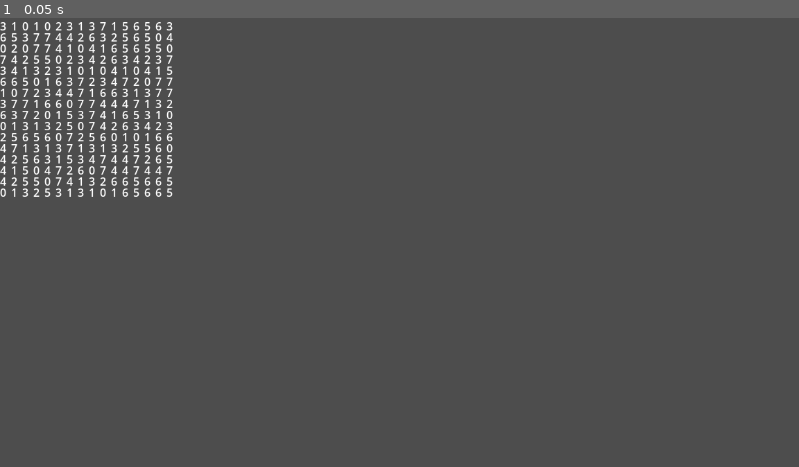
Above: before the commit, frame 1.
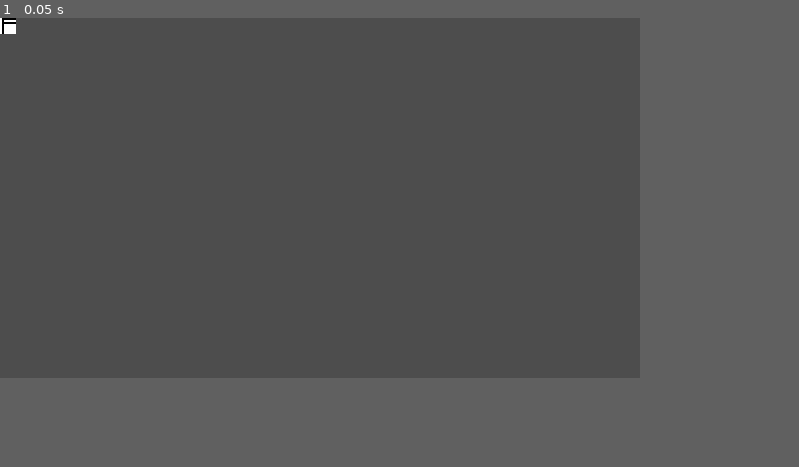
Above: after the commit, the same moment.

Repository: SentientDragon5/CMPM-118-WFC
Game: Godot game, scene res://main.tscn
The game is run twice, just before and just after one commit, with the same random seed, the same clock (stepped at 60 frames per second) and the same inputs.
Inputs:
- Up to frame 1 (0.05 s): no input
In our replay, the window is 799x449 before the commit and 640x360 after it. These sizes can differ from the game's own. Grey fills any space a smaller window leaves; there, only what the larger window draws over its background counts as a difference.

The runs differ from the first frame. In frame 1, 2.3% of the frame differs, in the area x 0-22%, y 0-40%.
Error after the commit: Invalid access to property or key '0' on a base object of type 'Nil'. (res://wfc.gd:260)

Commit message:
Determined rules for drawing tiles and cardinality

Diff:
--- a/wfc/WFC_Tiled_Model.gd
+++ b/wfc/WFC_Tiled_Model.gd
@@ -4,7 +4,8 @@
 @export var final_width : int;
 @export var final_height : int;
 var directions : int = 4;
-var tiles : Array[int]; #This will eventually be the array that holds the raw tile data, whether that is tile images, bitmap data, ehwtaver
+#Tiles are currently in form [Vector2(Atlas Coords), Cardinality]
+var tiles : Array; #This will eventually be the array that holds the raw tile data, whether that is tile images, bitmap data, ehwtaver
 var num_patterns : int;
 var weights: Array[float];
 
@@ -97,6 +98,7 @@
 		#Create mappings for each cardinal tile
 		#Array is in form cardinal_tile_mappings[tile][CARDINALITY], which gives the tile id of the cardinality from tile
 		for c in cardinality:
+			tiles.push_back([currentTile["atlas_coords"], c]);
 			cardinal_tile_mappings.push_back([
 				parent_tile_id + c, #id of self
 				parent_tile_id + rotation_mapping_func.call(c), #id of 1 rotation
@@ -170,6 +172,9 @@
 				propagator[d][p1] = rule_list;
 	pass;
 
+func on_boundary(x:int, y:int) -> bool: #returns true if the x, y tile is oob
+	return (x < 0 || y < 0 || x >= final_width || y >= final_height);
+
 func log_debug_info():
 	assert(propagator.size() > 0);
 	print_debug("Start log: Propagator");
@@ -187,7 +192,4 @@
 			print_debug("Tile: " + tile_name_of[p1] + " can be adjacent to:");
 			for p2 in propagator[d][p1]:
 				print_debug(tile_name_of[p2]);
-	pass
-
-func on_boundary(x:int, y:int) -> bool: #returns true if the x, y tile is oob
-	return (x < 0 || y < 0 || x >= final_width || y >= final_height);
+	Global._draw_debug_tiles(tiles);
--- /dev/null
+++ b/wfc/WFC_tile_map_layer.gd
@@ -0,0 +1,18 @@
+extends TileMapLayer
+
+var tileset : TileSet = self.tile_set;
+var tile : TileData;
+
+func _ready() -> void:
+	Global.test_tilemap = self;
+	#1 rot TileSetAtlasSource.TRANSFORM_TRANSPOSE | TileSetAtlasSource.TRANSFORM_FLIP_V
+	#2 rot TileSetAtlasSource.TRANSFORM_FLIP_H | TileSetAtlasSource.TRANSFORM_FLIP_V
+	#3 rot TileSetAtlasSource.TRANSFORM_TRANSPOSE | TileSetAtlasSource.TRANSFORM_FLIP_H
+	#refl  TileSetAtlasSource.TRANSFORM_FLIP_H
+	#1 rot refl TileSetAtlasSource.TRANSFORM_TRANSPOSE | TileSetAtlasSource.TRANSFORM_FLIP_H | TileSetAtlasSource.TRANSFORM_FLIP_V
+	#2 rot refl TileSetAtlasSource.TRANSFORM_FLIP_V
+	#3 rot refl TileSetAtlasSource.TRANSFORM_TRANSPOSE
+
+	set_cell(Vector2(0, 0), 0, Vector2(2, 0));
+	#tile = get_cell_tile_data(Vector2(0, 0));
+	#print_debug(tile);
--- a/wfc/corners_n_crosses_def.gd
+++ b/wfc/corners_n_crosses_def.gd
@@ -2,12 +2,14 @@
 
 func _init() -> void:
 	tilesize = 16;
+	tileset = preload("res://tilesets/corners_n_crossings/CCTileset.tres");
 
 	tiles = [
-		{"name":"corner", "symmetry":"L"},
-		{"name":"cross", "symmetry":"X"},
-		{"name":"blank", "symmetry":"X"},
-		{"name":"straight", "symmetry":"I"}
+		{"name":"corner", "symmetry":"L", "atlas_coords": Vector2(0, 0)},
+		{"name":"cross", "symmetry":"X", "atlas_coords": Vector2(1, 0)},
+		{"name":"blank", "symmetry":"X", "atlas_coords": Vector2(0, 1)},
+		{"name":"straight", "symmetry":"I", "atlas_coords": Vector2(1,1)},
+		{"name":"Debug", "symmetry":"F", "atlas_coords": Vector2(2,0)}
 	];
 
 	neighbors = [
--- /dev/null
+++ b/wfc/global.gd
@@ -0,0 +1,34 @@
+extends Node
+var test_tilemap : TileMapLayer;
+
+func _ready() -> void:
+	pass;
+
+func _draw_debug_tiles(tiles : Array) -> void:
+	#1 rot TileSetAtlasSource.TRANSFORM_TRANSPOSE | TileSetAtlasSource.TRANSFORM_FLIP_V
+	#2 rot TileSetAtlasSource.TRANSFORM_FLIP_H | TileSetAtlasSource.TRANSFORM_FLIP_V
+	#3 rot TileSetAtlasSource.TRANSFORM_TRANSPOSE | TileSetAtlasSource.TRANSFORM_FLIP_H
+	#refl  TileSetAtlasSource.TRANSFORM_FLIP_H
+	#1 rot refl TileSetAtlasSource.TRANSFORM_TRANSPOSE | TileSetAtlasSource.TRANSFORM_FLIP_H | TileSetAtlasSource.TRANSFORM_FLIP_V
+	#2 rot refl TileSetAtlasSource.TRANSFORM_FLIP_V
+	#3 rot refl TileSetAtlasSource.TRANSFORM_TRANSPOSE
+	var posX = 0;
+	for tile in tiles:
+		var cardinality : int = 0;
+		match tile[1]:
+			1:
+				cardinality = TileSetAtlasSource.TRANSFORM_TRANSPOSE | TileSetAtlasSource.TRANSFORM_FLIP_V;
+			2:
+				cardinality = TileSetAtlasSource.TRANSFORM_FLIP_H | TileSetAtlasSource.TRANSFORM_FLIP_V;
+			3:
+				cardinality = TileSetAtlasSource.TRANSFORM_TRANSPOSE | TileSetAtlasSource.TRANSFORM_FLIP_H;
+			4:
+				cardinality = TileSetAtlasSource.TRANSFORM_FLIP_H;
+			5:
+				cardinality = TileSetAtlasSource.TRANSFORM_TRANSPOSE | TileSetAtlasSource.TRANSFORM_FLIP_H | TileSetAtlasSource.TRANSFORM_FLIP_V
+			6:
+				cardinality = TileSetAtlasSource.TRANSFORM_FLIP_V
+			7:
+				cardinality = TileSetAtlasSource.TRANSFORM_TRANSPOSE
+		test_tilemap.set_cell(Vector2(0, posX), 0, tile[0], cardinality);
+		posX += 1;
--- a/wfc/main.tscn
+++ b/wfc/main.tscn
@@ -1,23 +1,16 @@
-[gd_scene load_steps=6 format=3 uid="uid://cv6cqs08jrbfc"]
+[gd_scene load_steps=5 format=3 uid="uid://cv6cqs08jrbfc"]
 
-[ext_resource type="Texture2D" uid="uid://dyq6kkocuhutk" path="res://tilesets/corners_n_crossings/tileset_atlas.png" id="1_psh50"]
+[ext_resource type="TileSet" uid="uid://6pxqm3415ctv" path="res://tilesets/corners_n_crossings/CCTileset.tres" id="1_rbg5h"]
 [ext_resource type="Script" path="res://wfc.gd" id="2_5g2bi"]
+[ext_resource type="Script" path="res://WFC_tile_map_layer.gd" id="2_jy0ux"]
 [ext_resource type="Script" path="res://WFC_Tiled_Model.gd" id="2_yp5mr"]
-
-[sub_resource type="TileSetAtlasSource" id="TileSetAtlasSource_2qah3"]
-texture = ExtResource("1_psh50")
-0:0/0 = 0
-1:0/0 = 0
-0:1/0 = 0
-1:1/0 = 0
-
-[sub_resource type="TileSet" id="TileSet_64sqx"]
-sources/0 = SubResource("TileSetAtlasSource_2qah3")
 
 [node name="Node2D" type="Node2D"]
 
 [node name="TileMapLayer" type="TileMapLayer" parent="."]
-tile_set = SubResource("TileSet_64sqx")
+unique_name_in_owner = true
+tile_set = ExtResource("1_rbg5h")
+script = ExtResource("2_jy0ux")
 
 [node name="WFC" type="Node" parent="." node_paths=PackedStringArray("model")]
 script = ExtResource("2_5g2bi")
--- a/wfc/project.godot
+++ b/wfc/project.godot
@@ -14,3 +14,13 @@
 run/main_scene="res://main.tscn"
 config/features=PackedStringArray("4.3", "Forward Plus")
 config/icon="res://wfcicon.png"
+
+[autoload]
+
+Global="*res://global.gd"
+
+[display]
+
+window/size/viewport_width=640
+window/size/viewport_height=360
+window/stretch/mode="viewport"
--- a/wfc/simple_tile_model_rules.gd
+++ b/wfc/simple_tile_model_rules.gd
@@ -3,9 +3,6 @@
 @export var tilesize: int;
 @export var tiles : Array[Dictionary]; #{ name:"bridge", symmetry:"I" }
 @export var neighbors : Array[Dictionary]; #{ left:"bridge 1", right:"river 1" }
-
-
-
 
 #Example from json
 #module.exports = {
--- /dev/null
+++ b/wfc/tilesets/corners_n_crossings/CCTileset.tres
@@ -0,0 +1,16 @@
+[gd_resource type="TileSet" load_steps=3 format=3 uid="uid://6pxqm3415ctv"]
+
+[ext_resource type="Texture2D" uid="uid://dyq6kkocuhutk" path="res://tilesets/corners_n_crossings/tileset_atlas.png" id="1_k0rpk"]
+
+[sub_resource type="TileSetAtlasSource" id="TileSetAtlasSource_ifu8x"]
+texture = ExtResource("1_k0rpk")
+0:0/0 = 0
+1:0/next_alternative_id = 6
+1:0/0 = 0
+0:1/0 = 0
+1:1/0 = 0
+2:0/0 = 0
+2:1/0 = 0
+
+[resource]
+sources/0 = SubResource("TileSetAtlasSource_ifu8x")
Binary file added: wfc/tilesets/corners_n_crossings/F.png
Not shown, added: wfc/tilesets/corners_n_crossings/F.png.import
Binary file changed: wfc/tilesets/corners_n_crossings/tileset_atlas.png
